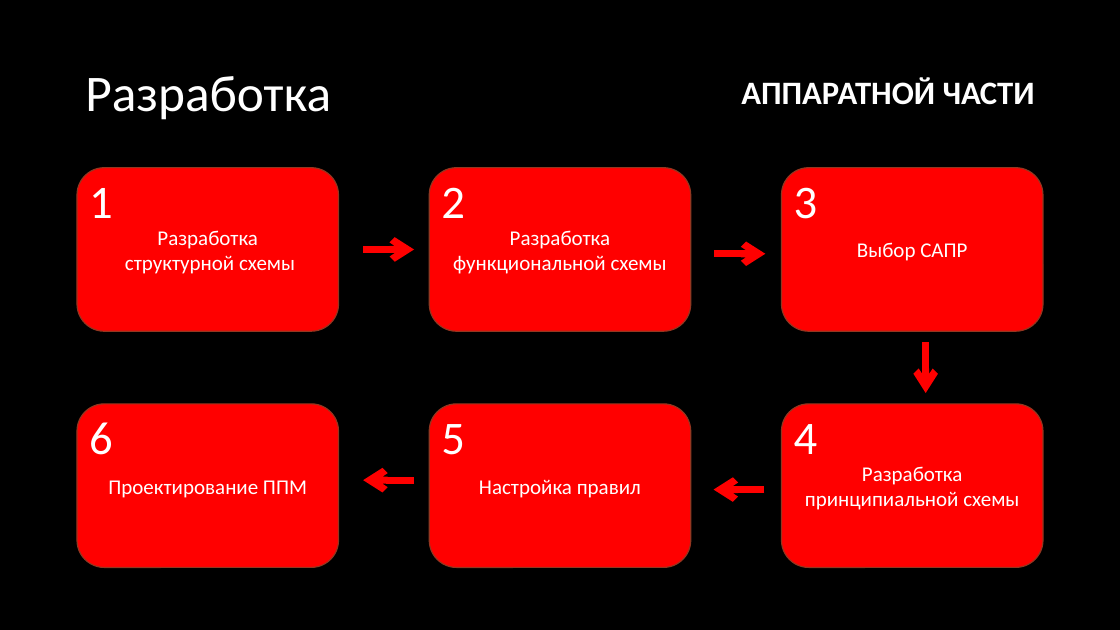
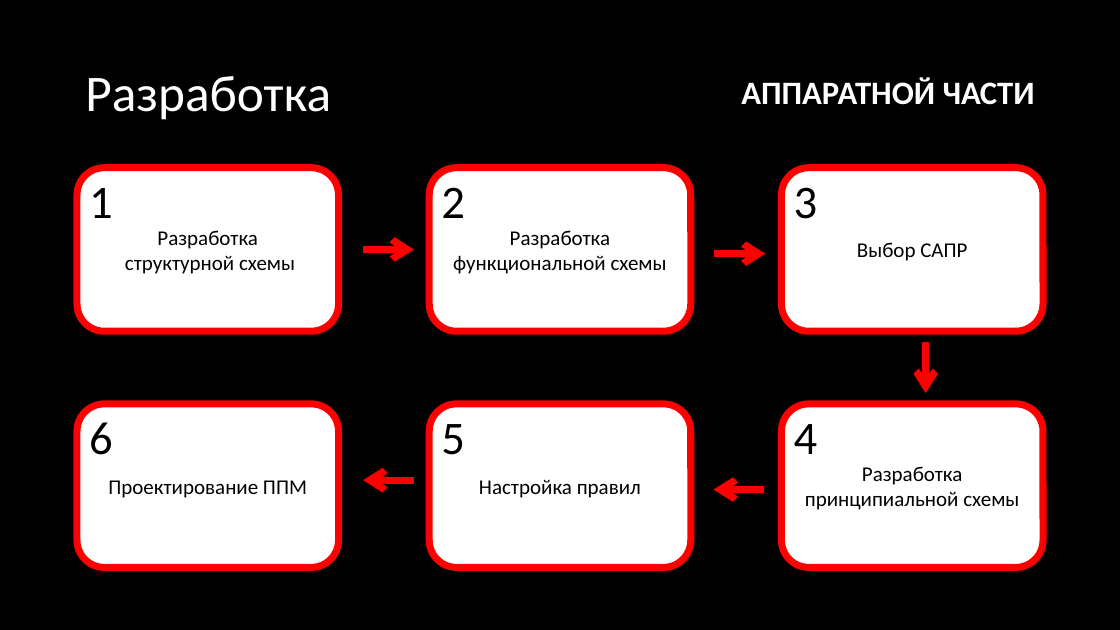
Before and after one commit to maxim5858mru/graduate-work-college-tiu, a slide deck: slide 4 of Text/Дипломная работа/Презентация.pptx. Drawn at 1120x630 pixels with LibreOffice and Linux fonts; fonts in the diff are those of the drawing. Boxes give left, top, right and bottom in pixels: in the first picture for what was removed or moved away, otherwise in the second. Text is boxed around its words. In the diff, an @@ line names an element or a change of style, - is before the commit and + after.

```diff
--- a/Text/Дипломная работа/Презентация.pptx
+++ b/Text/Дипломная работа/Презентация.pptx
@@ text colour #FFFFFF to #000000; fill #FF0000 to #FFFFFF; outline #953621 1 pt to #FF0000 6 pt in 6 elements at [781,404,1043,568], [77,404,339,568], [781,168,1043,332], [77,168,339,332], [429,168,691,332], [429,404,691,568] @@
@@ text colour #FFFFFF to #000000 in 6 elements at [89,188,113,218], [441,187,465,218], [794,187,818,219], [89,422,113,455], [441,424,465,455], [794,424,818,454] @@
```
Also in this commit, not shown: 5 other slides changed, 1 slide added, 7 other files.
